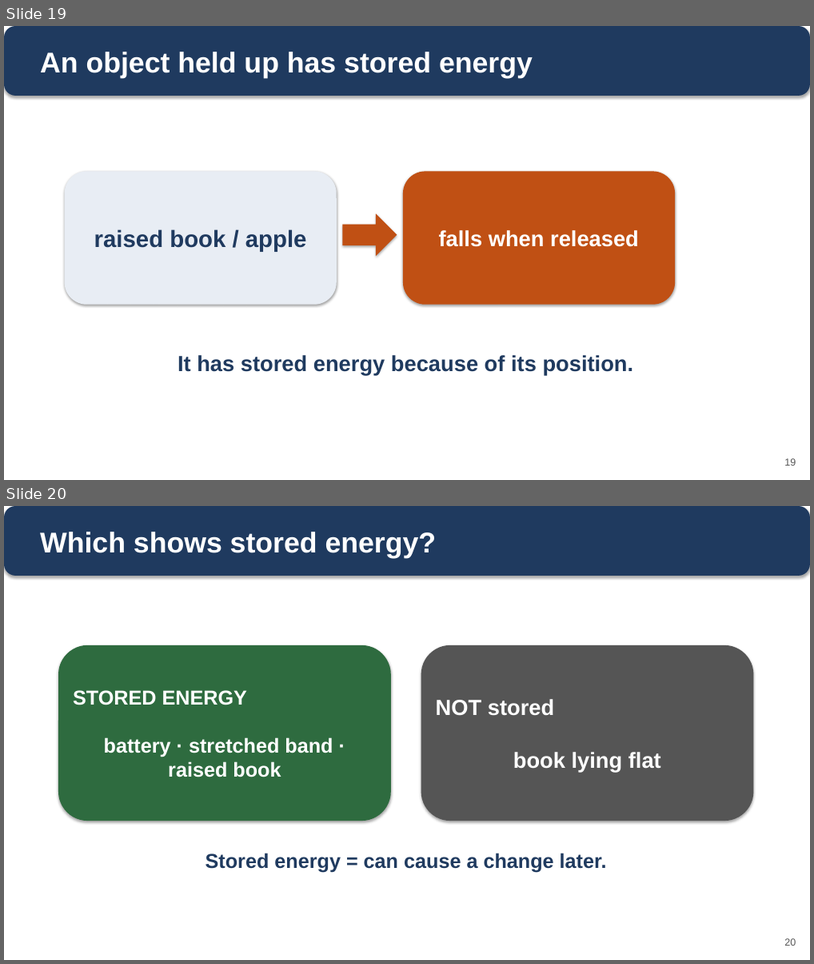
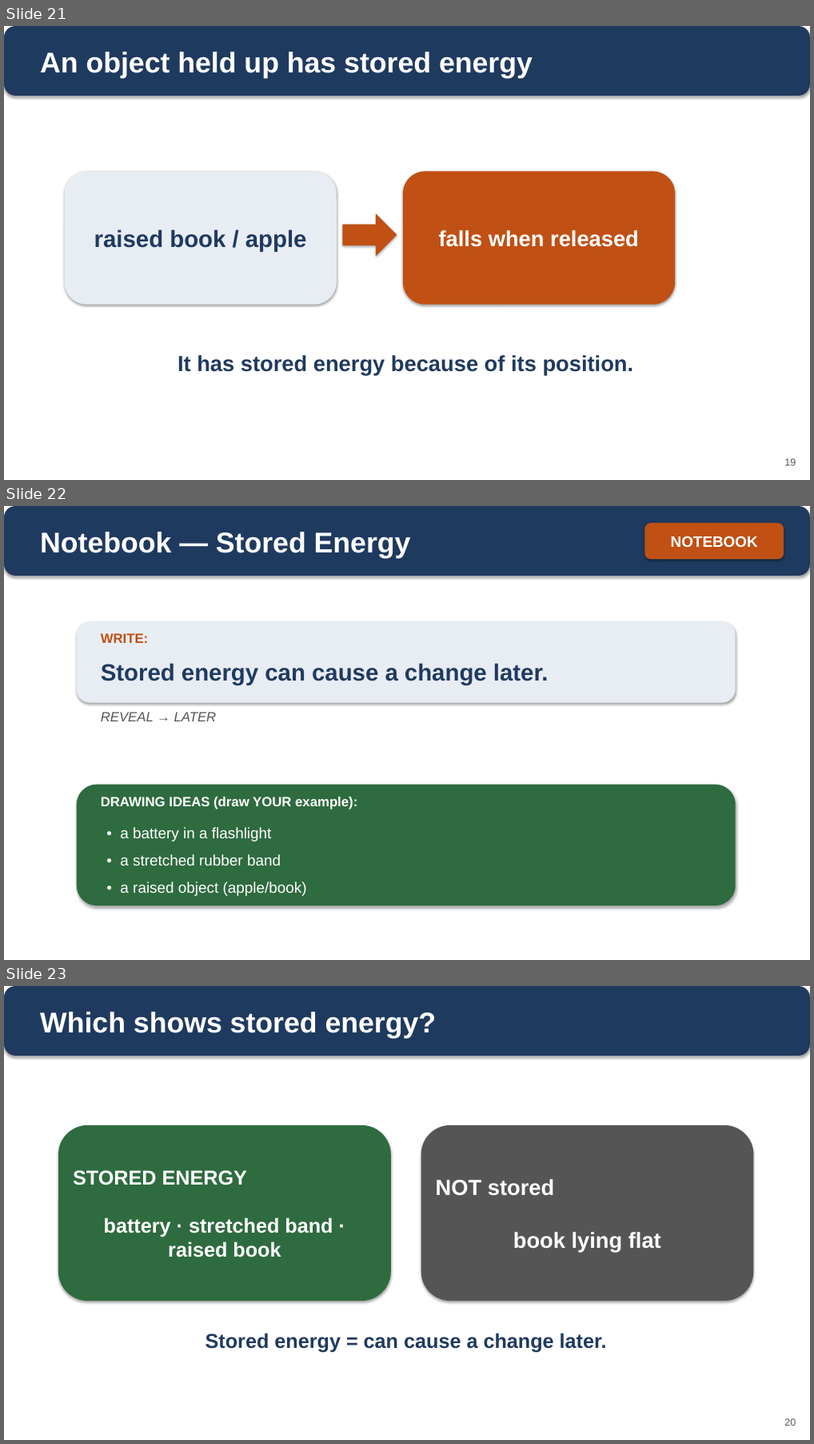
Before and after one commit to owenreagan-cyber/grade-4-energy-transfer-transformation, a slide deck: production/slides/01-ch1-energy-causes-change-slides.pptx. Shown one above the other, each under a label of ours: slides 19 and 20 before the commit, slides 21, 22 and 23 after it. The pictures are 814x964 and 814x1444 pixels, drawn with LibreOffice and Linux fonts; fonts in the diff are those of the drawing. Boxes give left, top, right and bottom in pixels: in the first picture for what was removed or moved away, otherwise in the second. Text is boxed around its words. In the diff, an @@ line names an element or a change of style, - is before the commit and + after.

```diff
--- a/production/slides/01-ch1-energy-causes-change-slides.pptx
+++ b/production/slides/01-ch1-energy-causes-change-slides.pptx
@@ slide 22 added at [4, 506, 810, 960], background #FFFFFF @@
@@ rounded rectangle added at [4, 506, 810, 576], fill #1F3A5F @@
@@ rounded rectangle added at [646, 523, 784, 560], fill #C05014, 18 pt, text #FFFFFF, bold @@
+NOTEBOOK
@@ text added at [40, 532, 411, 558], 34 pt, text #FFFFFF, bold @@
+Notebook — Stored Energy
@@ rounded rectangle added at [77, 621, 736, 703], fill #E8EDF4 @@
@@ text added at [101, 633, 148, 643], 16 pt, text #C05014, bold @@
+WRITE:
@@ text added at [101, 663, 549, 685], 28 pt, text #1F3A5F, bold @@
+Stored energy can cause a change later.
@@ text added at [101, 712, 217, 721], 16 pt, text #555555, italic @@
+REVEAL → LATER
@@ rounded rectangle added at [77, 784, 736, 905], fill #2E6B3F @@
@@ text added at [101, 796, 358, 809], 16 pt, text #FFFFFF, bold @@
+DRAWING IDEAS (draw YOUR example):
@@ text added at [120, 827, 272, 841], 18 pt, text #FFFFFF @@
+• a battery in a flashlight
@@ text added at [120, 854, 281, 865], 18 pt, text #FFFFFF @@
+• a stretched rubber band
@@ text added at [120, 881, 307, 896], 18 pt, text #FFFFFF @@
+• a raised object (apple/book)
@@ what was slide 19 is now slide 21 @@
@@ what was slide 20 is now slide 23 @@
```
Also in this commit, not shown: 2 other slides added, 7 other files.
